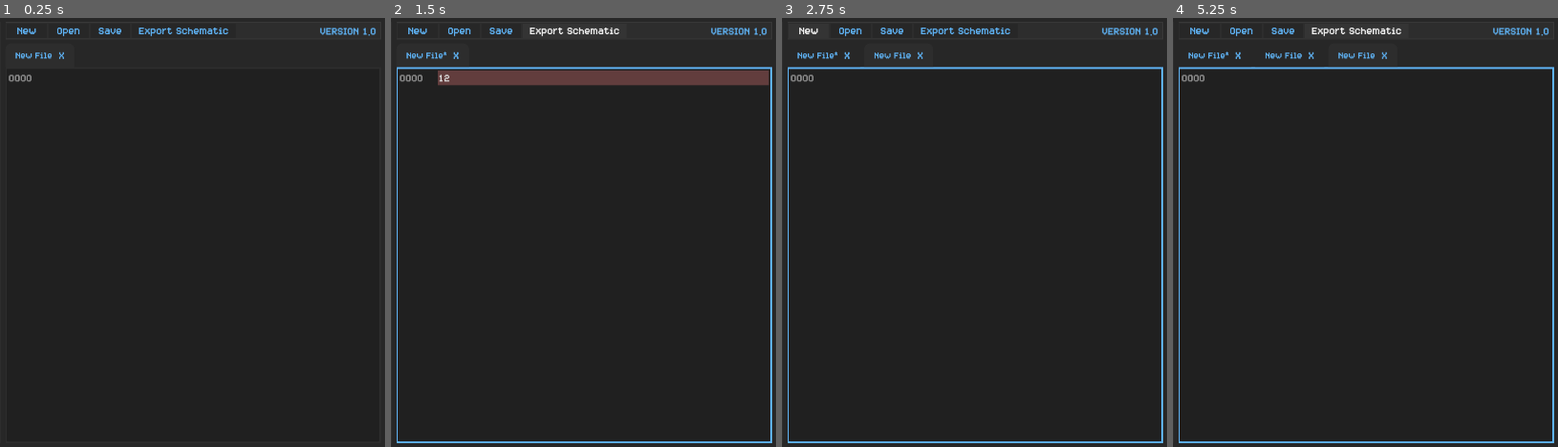
Above: before the commit, frames 1-4 (left to right).
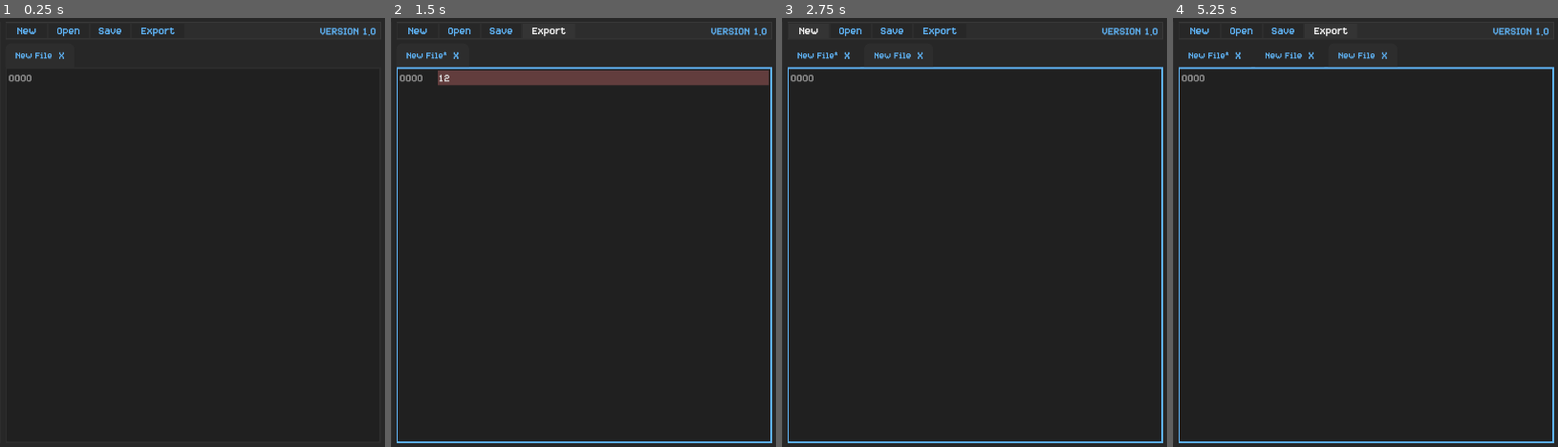
Above: after the commit, the same moments.

Repository: E1thanz/Incel-3-Emulator
Game: Godot game, scene res://Scenes/root.tscn
The game is run twice, just before and just after one commit, with the same random seed, the same clock (stepped at 60 frames per second) and the same inputs.
Inputs (mouse positions are in pixels of both pictures, inside the frame that each line leads up to):
- Up to frame 1 (0.25 s): no input
- Up to frame 2 (1.5 s): click (583, 253) at 0.52 s; type "12" at 0.6 s; click "Export Schematic" (after the commit: "Export") at 1.25 s
- Up to frame 3 (2.75 s): click "New" at 2 s
- Up to frame 4 (5.25 s): click "New" at 2.75 s; click "Open" at 3.5 s; click "Open" at 4.25 s; click "Export Schematic" (after the commit: "Export") at 5 s

The runs differ from the first frame. In frame 1, 0.2% of the frame differs, in the area x 35-60%, y 2-5%; in frame 2, 0.3%; in frame 3, 0.2%; in frame 4, 0.3%.

Commit message:
Added a built in python venv so that people dont have to download a library manually aswell as fixed a syntax highlighting bug

Diff:
--- a/Scenes/root.tscn
+++ b/Scenes/root.tscn
@@ -185,7 +185,7 @@
 text = "Save"
 
 [node name="Button4" type="Button" parent="MarginContainer/HBoxContainer/VBoxContainer/top bar/MarginContainer/ColorRect/MarginContainer/HBoxContainer"]
-custom_minimum_size = Vector2(260, 0)
+custom_minimum_size = Vector2(130, 0)
 layout_mode = 2
 theme_override_colors/font_focus_color = Color(0.372549, 0.701961, 0.960784, 1)
 theme_override_colors/font_color = Color(0.372549, 0.701961, 0.960784, 1)
@@ -195,7 +195,7 @@
 theme_override_styles/hover = SubResource("StyleBoxFlat_uc4j2")
 theme_override_styles/pressed = SubResource("StyleBoxFlat_ye7id")
 theme_override_styles/normal = SubResource("StyleBoxFlat_ye7id")
-text = "Export Schematic"
+text = "Export"
 
 [node name="Label" type="Label" parent="MarginContainer/HBoxContainer/VBoxContainer/top bar/MarginContainer/ColorRect"]
 layout_mode = 1
--- a/scripts/CustomCodeHighlighter.gd
+++ b/scripts/CustomCodeHighlighter.gd
@@ -120,7 +120,14 @@
 func _get_line_syntax_highlighting(line: int) -> Dictionary:
 	var color_map = {}
 	var text_editor = get_text_edit()
-	var prog_line = text_editor.get_line(line).strip_edges().to_lower()
+	var prog_line = text_editor.get_line(line)
+	var color_offset = 0
+	for character in prog_line:
+		if character in [" ", "\t"]:
+			color_offset += 1
+		else:
+			break
+	prog_line = prog_line.strip_edges().to_lower()
 
 	var comment_index = -1
 	for symbol in ["//", "#", ";"]:
@@ -129,23 +136,23 @@
 			prog_line = prog_line.split(symbol)[0].strip_edges()
 
 	if prog_line.is_empty() and comment_index != -1:
-		color_map[0] = { "color": Color.hex(0x858585FF) }
+		color_map[color_offset] = { "color": Color.hex(0x858585FF) }
 		return color_map
 
 	if prog_line.begins_with(">"):
 		if not (prog_line.substr(1).is_valid_int() and prog_line[1] != "-" and prog_line[1] != "+"):
 			return color_map
-		color_map[0] = { "color": Color.hex(0xC586C0FF)}
+		color_map[color_offset] = { "color": Color.hex(0xC586C0FF)}
 		if comment_index != -1:
-			color_map[comment_index] = { "color": Color.hex(0x858585FF) }
+			color_map[color_offset + comment_index] = { "color": Color.hex(0x858585FF) }
 		return color_map
 
 	if prog_line.begins_with("."):
 		if prog_line.substr(1).contains(" "):
 			return color_map
-		color_map[0] = { "color": Color.hex(0xE8E892FF)}
+		color_map[color_offset] = { "color": Color.hex(0xE8E892FF)}
 		if comment_index != -1:
-			color_map[comment_index] = { "color": Color.hex(0x858585FF) }
+			color_map[color_offset + comment_index] = { "color": Color.hex(0x858585FF) }
 		return color_map
 
 	var split_str = prog_line.split(" ")
@@ -157,8 +164,8 @@
 		prog_line = prog_line.erase(0, offset)
 
 	if split_dict[0][0] == "define":
-		color_map[0] = { "color": Color.hex(0xC56969FF) }
-		color_map[6] = { "color": Color.hex(0xFFFFFFFF) }
+		color_map[color_offset] = { "color": Color.hex(0xC56969FF) }
+		color_map[color_offset + 6] = { "color": Color.hex(0xFFFFFFFF) }
 		if split_dict.size() != 3:
 			return color_map
 		if split_dict[2][0].begins_with("0b"):
@@ -167,35 +174,35 @@
 			for character in split_dict[2][0].substr(2):
 				if character not in ["0", "1"]:
 					return color_map
-			color_map[split_dict[2][1]] = { "color": Color.hex(0x4EC9B0FF) }
+			color_map[color_offset + split_dict[2][1]] = { "color": Color.hex(0x4EC9B0FF) }
 			#text_editor.definitions.append(split_dict[1][0]) # = split_dict[2][0].bin_to_int()
 		elif split_dict[2][0].begins_with("0x"):
 			if split_dict[2][0].length() == 2:
 				return color_map
 			if not split_dict[2][0].is_valid_hex_number(true):
 				return color_map
-			color_map[split_dict[2][1]] = { "color": Color.hex(0x4EC9B0FF) }
+			color_map[color_offset + split_dict[2][1]] = { "color": Color.hex(0x4EC9B0FF) }
 			#text_editor.definitions.append(split_dict[1][0]) # = split_dict[2][0].hex_to_int()
 		elif split_dict[2][0].is_valid_int():
 			if split_dict[2][0].length() > 0 and split_dict[2][0][0] == "+":
 				return color_map
-			color_map[split_dict[2][1]] = { "color": Color.hex(0x4EC9B0FF) }
+			color_map[color_offset + split_dict[2][1]] = { "color": Color.hex(0x4EC9B0FF) }
 			#text_editor.definitions.append(split_dict[1][0]) # = split_dict[2][0].to_int()
 		elif split_dict[2][0] in REGISTERS:
-			color_map[split_dict[2][1]] = { "color": Color.hex(0x9CDCFEFF) }
-			color_map[split_dict[2][1] + 2] = { "color": Color.hex(0xFFFFFFFF) }
+			color_map[color_offset + split_dict[2][1]] = { "color": Color.hex(0x9CDCFEFF) }
+			color_map[color_offset + split_dict[2][1] + 2] = { "color": Color.hex(0xFFFFFFFF) }
 		elif split_dict[2][0] in CONDITIONS:
-			color_map[split_dict[2][1]] = { "color": Color.hex(0x8878D6FF) }
-			color_map[split_dict[2][1] + split_dict[2][0].length()] = { "color": Color.hex(0xFFFFFFFF) }
+			color_map[color_offset + split_dict[2][1]] = { "color": Color.hex(0x8878D6FF) }
+			color_map[color_offset + split_dict[2][1] + split_dict[2][0].length()] = { "color": Color.hex(0xFFFFFFFF) }
 		else:
 			return color_map
 		if comment_index != -1:
-			color_map[comment_index] = { "color": Color.hex(0x858585FF) }
+			color_map[color_offset + comment_index] = { "color": Color.hex(0x858585FF) }
 		return color_map
 
 	if split_dict[0][0] in INSTRUCTIONS:
-		color_map[0] = { "color": Color.hex(0x569CD6FF) }
-		color_map[split_dict[0][0].length()] = { "color": Color.hex(0xFFFFFFFF) }
+		color_map[color_offset] = { "color": Color.hex(0x569CD6FF) }
+		color_map[color_offset + split_dict[0][0].length()] = { "color": Color.hex(0xFFFFFFFF) }
 
 		var parameter_count = split_dict.size() - 1
 		if parameter_count in INSTRUCTIONS[split_dict[0][0]][0]:
@@ -205,21 +212,21 @@
 				var func_output: String = INSTRUCTIONS[split_dict[0][0]][1 + instruction_type][parameter].call(split_str[index], line, split_str[0])
 
 				if split_dict[index][0] in REGISTERS:
-					color_map[split_dict[index][1]] = { "color": Color.hex(0x9CDCFEFF) }
-					color_map[split_dict[index][1] + 2] = { "color": Color.hex(0xFFFFFFFF) }
+					color_map[color_offset + split_dict[index][1]] = { "color": Color.hex(0x9CDCFEFF) }
+					color_map[color_offset + split_dict[index][1] + 2] = { "color": Color.hex(0xFFFFFFFF) }
 				elif split_dict[index][0].begins_with("0b") or split_dict[index][0].begins_with("0x") or split_dict[index][0].is_valid_int():
-					color_map[split_dict[index][1]] = { "color": Color.hex(0x4EC9B0FF) }
-					color_map[split_dict[index][1] + split_dict[index][0].length()] = { "color": Color.hex(0xFFFFFFFF) }
+					color_map[color_offset + split_dict[index][1]] = { "color": Color.hex(0x4EC9B0FF) }
+					color_map[color_offset + split_dict[index][1] + split_dict[index][0].length()] = { "color": Color.hex(0xFFFFFFFF) }
 				elif split_dict[index][0] in CONDITIONS:
-					color_map[split_dict[index][1]] = { "color": Color.hex(0x8878D6FF) }
-					color_map[split_dict[index][1] + split_dict[index][0].length()] = { "color": Color.hex(0xFFFFFFFF) }
+					color_map[color_offset + split_dict[index][1]] = { "color": Color.hex(0x8878D6FF) }
+					color_map[color_offset + split_dict[index][1] + split_dict[index][0].length()] = { "color": Color.hex(0xFFFFFFFF) }
 				elif split_dict[index][0].begins_with("."):
-					color_map[split_dict[index][1]] = { "color": Color.hex(0xE8E892FF)}
-					color_map[split_dict[index][1] + split_dict[index][0].length()] = { "color": Color.hex(0xFFFFFFFF) }
+					color_map[color_offset + split_dict[index][1]] = { "color": Color.hex(0xE8E892FF)}
+					color_map[color_offset + split_dict[index][1] + split_dict[index][0].length()] = { "color": Color.hex(0xFFFFFFFF) }
 				#elif func_output.substr(0, 5) == "Error":
 						#return color_map
 
 	if comment_index != -1:
-		color_map[comment_index] = { "color": Color.hex(0x858585FF) }
+		color_map[color_offset + comment_index] = { "color": Color.hex(0x858585FF) }
 
 	return color_map
--- a/scripts/file management.gd
+++ b/scripts/file management.gd
@@ -144,13 +144,8 @@
 		if not save_file(activeButton):
 			return
 
-	var pythonPath = "python"
-
-	# THIS IS A TEMPORARY LINUX SOLUTION
-	if OS.get_name() == "Linux":
-		pythonPath = "python3"
 	var pythonOut = []
-	OS.execute(pythonPath, ["./PythonFiles/Assembler.py", activeButton.get_meta("FilePath")], pythonOut, true)
+	OS.execute("res://PythonFiles/venv/Scripts/python.exe", ["./PythonFiles/Assembler.py", activeButton.get_meta("FilePath")], pythonOut, true)
 	if not pythonOut[0].strip_edges().is_empty():
 		%"Error Window".show_error(pythonOut[0].strip_edges())
 	else:
@@ -169,7 +164,7 @@
 		else:
 			results.append("./PythonFiles/program.schem")
 		pythonOut.clear()
-		OS.execute(pythonPath, ["./PythonFiles/Schematic Generator.py", "./PythonFiles/assemblyFile.txt", results[0].strip_edges().replace("\\", "/")], pythonOut, true)
+		OS.execute("res://PythonFiles/venv/Scripts/python.exe", ["./PythonFiles/Schematic Generator.py", "./PythonFiles/assemblyFile.txt", results[0].strip_edges().replace("\\", "/")], pythonOut, true)
 
 func _on_program_view_text_changed():
 	if not activeButton.get_meta("Changed"):
